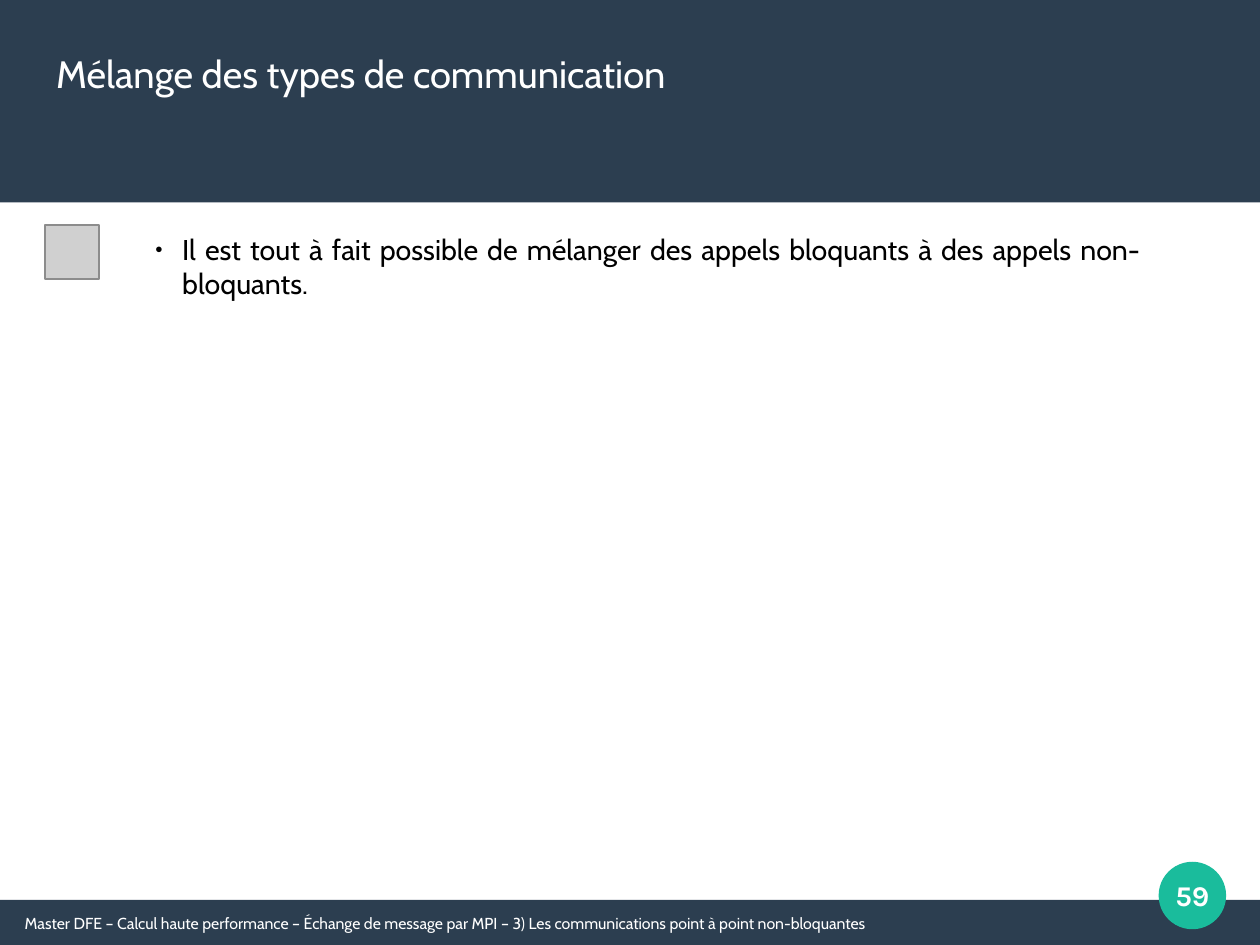
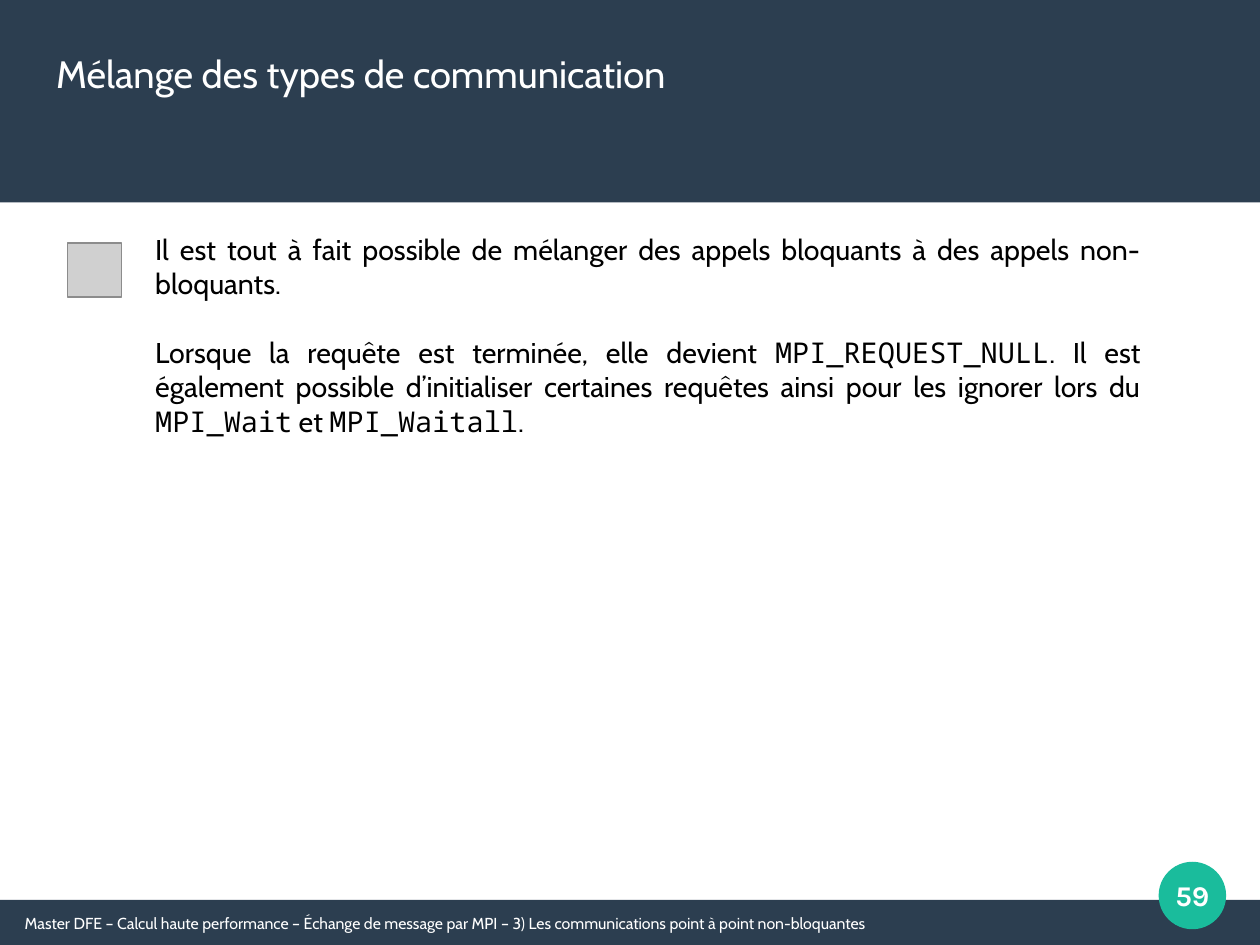
Before and after one commit to Maison-de-la-Simulation/HPC-DFE-Paris-Saclay, a slide deck: slide 59 of support/MPI.odp. Drawn at 1260x945 pixels with LibreOffice and Linux fonts; fonts in the diff are those of the drawing; grey boxes stand for pictures. Boxes give left, top, right and bottom in pixels: in the first picture for what was removed or moved away, otherwise in the second. Text is boxed around its words. In the diff, an @@ line names an element or a change of style, - is before the commit and + after.

Commit message:
Upload slides for MPI

```diff
--- a/support/MPI.odp
+++ b/support/MPI.odp
@@ text at <box>155,238,1140,301</box>: bullet ● to none @@
@@ picture: place and size @@
-picture at <box>45,225,98,279</box>
+picture at <box>67,244,121,297</box>
@@ text at <box>155,341,1140,437</box>: paragraph added @@
+Lorsque la requête est terminée, elle devient MPI_REQUEST_NULL. Il est également possible d’initialiser certaines requêtes ainsi pour les ignorer lors du MPI_Wait et MPI_Waitall.
```
Also in this commit, not shown: 1 slide added, 1 other file.
